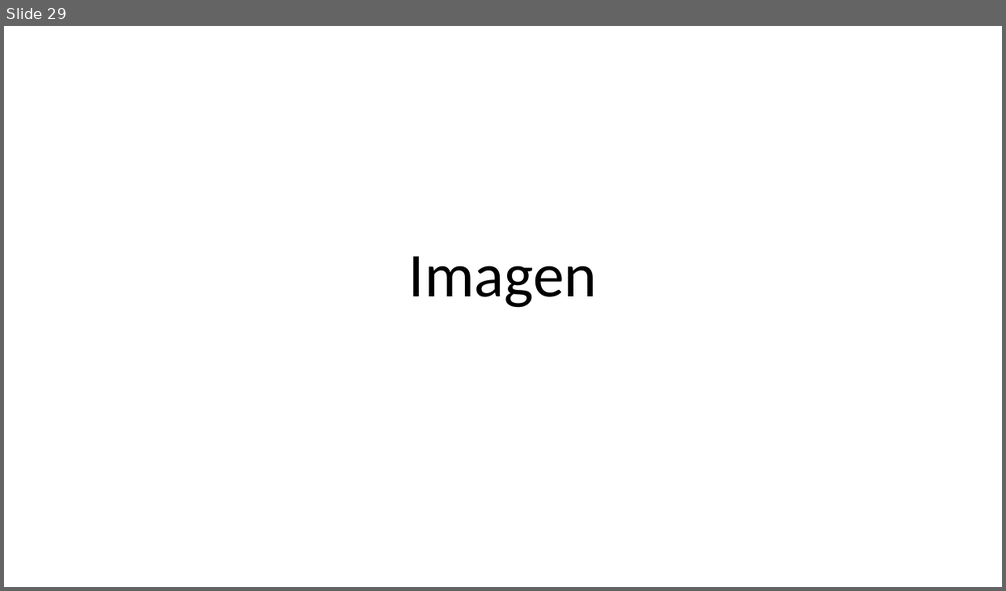
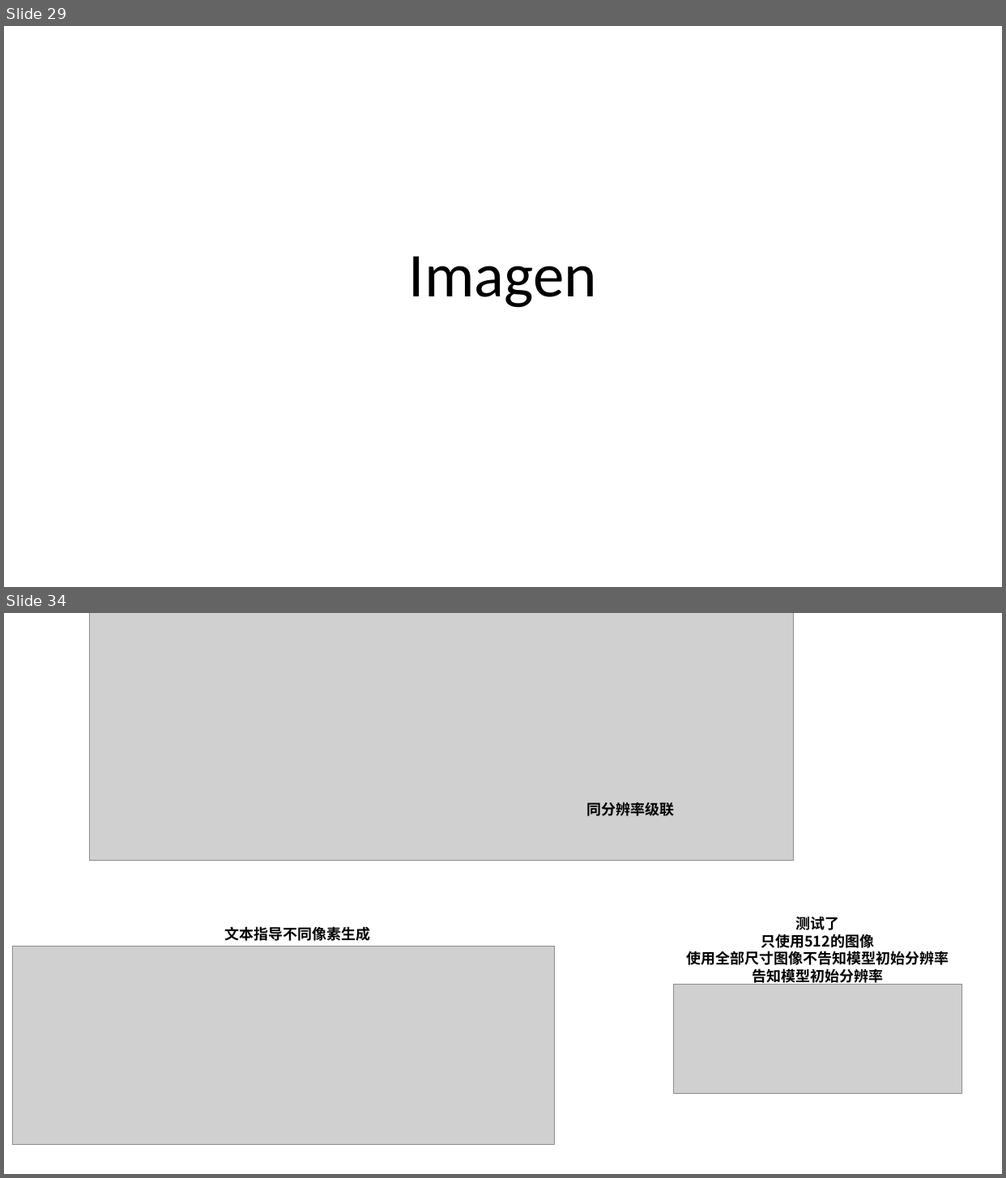
Before and after one commit to Elephant-King9/Paper, a slide deck: Base_Model/GAN+VAE+Diffusion/论文作图.pptx. Shown one above the other, each under a label of ours: slide 29 before the commit, slides 29 and 34 after it; the slides between them are not shown. The pictures are 1006x591 and 1006x1178 pixels, drawn with LibreOffice and Linux fonts; fonts in the diff are those of the drawing; grey boxes stand for pictures. Boxes give left, top, right and bottom in pixels: in the first picture for what was removed or moved away, otherwise in the second. Text is boxed around its words. In the diff, an @@ line names an element or a change of style, - is before the commit and + after.

```diff
--- a/Base_Model/GAN+VAE+Diffusion/论文作图.pptx
+++ b/Base_Model/GAN+VAE+Diffusion/论文作图.pptx
@@ slide 34 added at [4, 613, 1002, 1174], background #FFFFFF @@
@@ picture added at [89, 613, 793, 861] @@
@@ text added at [586, 803, 674, 816], 14 pt, text #000000, bold @@
+同分辨率级联
@@ text added at [225, 926, 371, 941], 14 pt, text #000000, bold @@
+文本指导不同像素生成
@@ text added at [686, 917, 948, 985], 14 pt, text #000000, bold @@
+测试了
+只使用512的图像
+使用全部尺寸图像不告知模型初始分辨率
+告知模型初始分辨率
@@ picture added at [13, 946, 554, 1145] @@
@@ picture added at [674, 984, 962, 1093] @@
```
Also in this commit, not shown: 1 slide changed, 9 other slides added, 6 other files.
